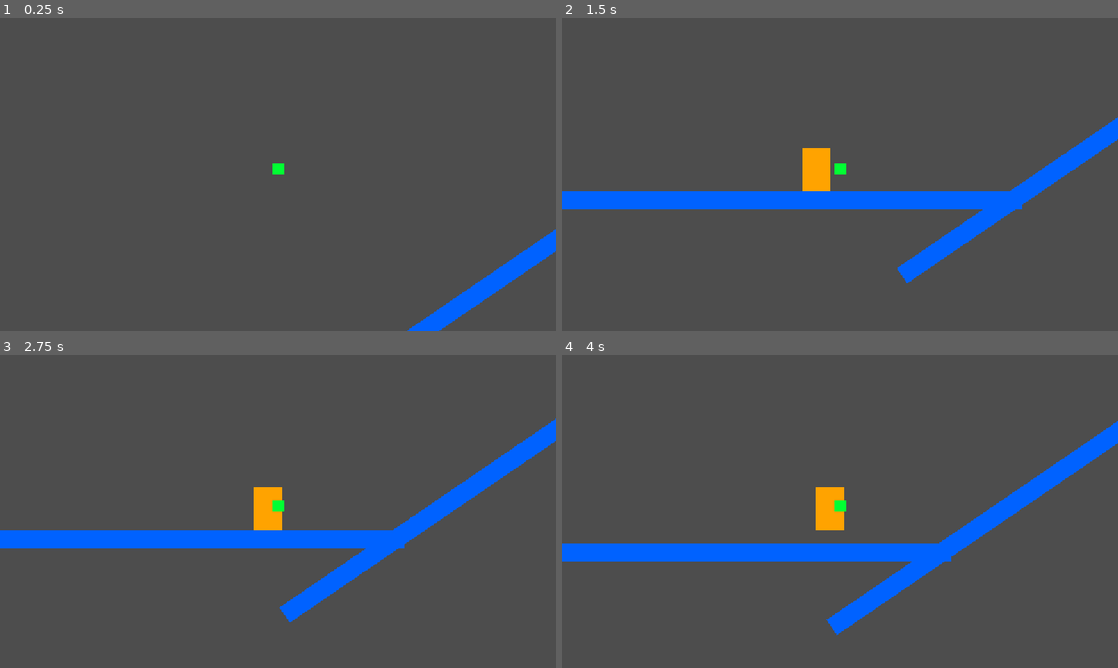
Above: before the commit, frames 1-4 (two rows, left to right).
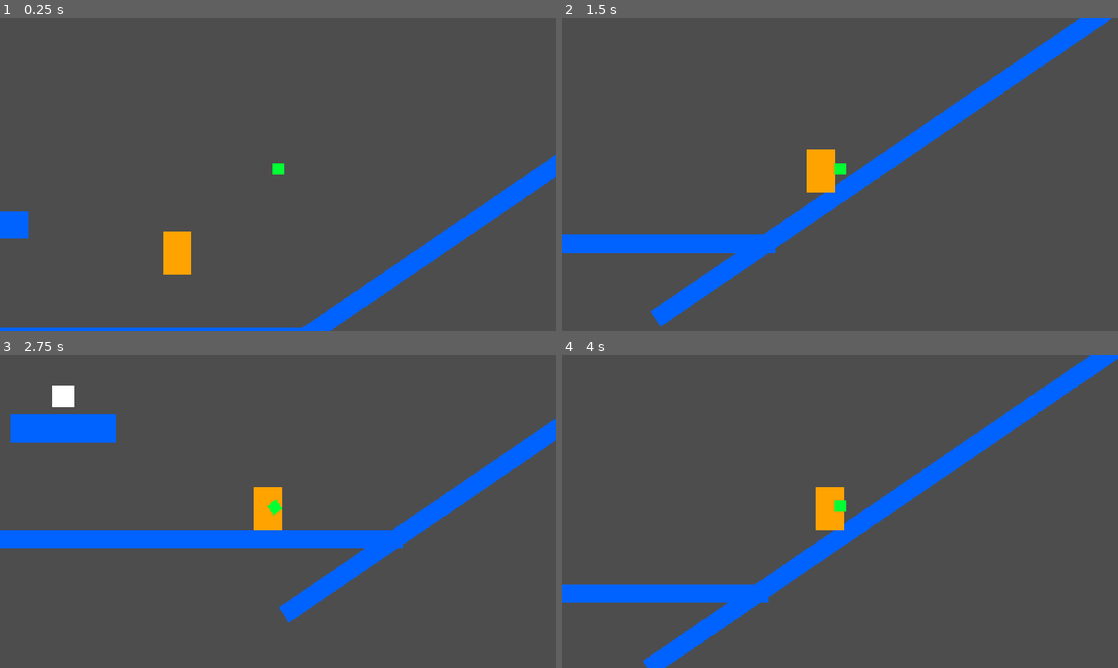
Above: after the commit, the same moments.

Repository: Swimnato/BYU-Game-Jam-summer-2025
Game: Godot game, scene res://Scenes/MovementDemo.tscn
Same seed, same stepped clock (60 frames per second), same inputs: the game is played once before the commit and once after it.
Inputs:
- Up to frame 1 (0.25 s): no input
- Up to frame 2 (1.5 s): hold D (Right) from 0.53 s (still down); tap E (Use) at 0.6, 1.35 s; tap Space (Jump) at 0.77 s
- Up to frame 3 (2.75 s): tap Space (Jump) at 1.52 s; release D (Right) at 2.03 s; hold A (Left) from 2.03 s (still down); tap E (Use) at 2.1 s
- Up to frame 4 (4 s): release A (Left) at 2.78 s; hold D (Right) from 2.78 s (still down); tap E (Use) at 2.85, 3.6 s; tap Space (Jump) at 3.02, 3.77 s

The runs differ from the first frame. In frame 1, 6.5% of the frame differs, in the area x 0-100%, y 43-100%; in frame 2, 14%, in the area x 0-100%, y 0-99%; in frame 3, 2.2%; in frame 4, 14%.

Commit message:
Implement doors / levers

Diff:
--- /dev/null
+++ b/the-grand-gizmo-escape/Scenes/Door.tscn
@@ -0,0 +1,20 @@
+[gd_scene load_steps=4 format=3 uid="uid://crpdu3punicwa"]
+
+[ext_resource type="Texture2D" uid="uid://bej7yjy4uhuu7" path="res://Textures/white.png" id="1_38ogf"]
+[ext_resource type="Script" uid="uid://c2uydxr4808hq" path="res://Scripts/door.gd" id="1_mw28t"]
+
+[sub_resource type="RectangleShape2D" id="RectangleShape2D_mw28t"]
+size = Vector2(80, 208)
+
+[node name="Door" type="Node2D"]
+script = ExtResource("1_mw28t")
+
+[node name="Sprite2D" type="Sprite2D" parent="."]
+position = Vector2(-5.126e-06, 1.32322e-05)
+scale = Vector2(0.266667, 0.693333)
+texture = ExtResource("1_38ogf")
+
+[node name="StaticBody2D" type="StaticBody2D" parent="."]
+
+[node name="CollisionShape2D" type="CollisionShape2D" parent="StaticBody2D"]
+shape = SubResource("RectangleShape2D_mw28t")
--- /dev/null
+++ b/the-grand-gizmo-escape/Scenes/Lever.tscn
@@ -0,0 +1,22 @@
+[gd_scene load_steps=4 format=3 uid="uid://wf6f5r3s7d0m"]
+
+[ext_resource type="Script" uid="uid://0qlx78da61t" path="res://Scripts/lever.gd" id="1_0so5j"]
+[ext_resource type="Texture2D" uid="uid://bej7yjy4uhuu7" path="res://Textures/white.png" id="1_4x58u"]
+
+[sub_resource type="RectangleShape2D" id="RectangleShape2D_6kuia"]
+size = Vector2(80, 80)
+
+[node name="Lever" type="Node2D"]
+script = ExtResource("1_0so5j")
+
+[node name="Sprite2D" type="Sprite2D" parent="."]
+position = Vector2(-5.96046e-06, 5.96046e-06)
+scale = Vector2(0.25, 0.25)
+texture = ExtResource("1_4x58u")
+
+[node name="Area2D" type="Area2D" parent="."]
+
+[node name="CollisionShape2D" type="CollisionShape2D" parent="Area2D"]
+shape = SubResource("RectangleShape2D_6kuia")
+
+[connection signal="body_entered" from="Area2D" to="." method="_on_area_2d_body_entered"]
--- a/the-grand-gizmo-escape/Scenes/MovementDemo.tscn
+++ b/the-grand-gizmo-escape/Scenes/MovementDemo.tscn
@@ -1,11 +1,16 @@
-[gd_scene load_steps=6 format=3 uid="uid://bgctqdkd8mh2"]
+[gd_scene load_steps=9 format=3 uid="uid://bgctqdkd8mh2"]
 
 [ext_resource type="Texture2D" uid="uid://uuwmo5y2245i" path="res://Textures/blue.png" id="1_johof"]
+[ext_resource type="PackedScene" uid="uid://crpdu3punicwa" path="res://Scenes/Door.tscn" id="2_7lgdx"]
 [ext_resource type="PackedScene" uid="uid://bvgvaxq4l543v" path="res://Scenes/Player.tscn" id="2_johof"]
-[ext_resource type="PackedScene" uid="uid://c0n1hee27sx7h" path="res://Scenes/Gizmo.tscn" id="3_6mka5"]
+[ext_resource type="PackedScene" uid="uid://bntuafboxip58" path="res://Scenes/Gizmo.tscn" id="3_6mka5"]
+[ext_resource type="PackedScene" uid="uid://wf6f5r3s7d0m" path="res://Scenes/lever.tscn" id="4_saock"]
 
 [sub_resource type="RectangleShape2D" id="RectangleShape2D_johof"]
 size = Vector2(2050, 62)
+
+[sub_resource type="RectangleShape2D" id="RectangleShape2D_7lgdx"]
+size = Vector2(360, 90)
 
 [sub_resource type="RectangleShape2D" id="RectangleShape2D_cyap7"]
 size = Vector2(17.25, 1322.75)
@@ -41,6 +46,18 @@
 scale = Vector2(2052.25, 63.25)
 texture = ExtResource("1_johof")
 
+[node name="StaticBody2D3" type="StaticBody2D" parent="Level/Floor"]
+position = Vector2(856, -363)
+
+[node name="CollisionShape2D" type="CollisionShape2D" parent="Level/Floor/StaticBody2D3"]
+position = Vector2(8, 0)
+shape = SubResource("RectangleShape2D_7lgdx")
+
+[node name="Sprite2D" type="Sprite2D" parent="Level/Floor/StaticBody2D3"]
+position = Vector2(9.87498, -0.125006)
+scale = Vector2(364.25, 96.25)
+texture = ExtResource("1_johof")
+
 [node name="Walls" type="Node2D" parent="Level"]
 
 [node name="StaticBody2D" type="StaticBody2D" parent="Level/Walls"]
@@ -65,10 +82,19 @@
 scale = Vector2(20.25, 1322.81)
 texture = ExtResource("1_johof")
 
+[node name="Interactables" type="Node2D" parent="Level"]
+
+[node name="Lever" parent="Level/Interactables" node_paths=PackedStringArray("door") instance=ExtResource("4_saock")]
+position = Vector2(867, -472)
+door = NodePath("../Door")
+
+[node name="Door" parent="Level/Interactables" instance=ExtResource("2_7lgdx")]
+position = Vector2(304, -128)
+
 [node name="Entities" type="Node2D" parent="."]
 
 [node name="Player" parent="Entities" instance=ExtResource("2_johof")]
-position = Vector2(946, -509)
+position = Vector2(1564, -401)
 scale = Vector2(0.5, 0.5)
 SPEED = 1000.0
 FRICTION = 20000.0
@@ -78,7 +104,7 @@
 pickup_area_path = NodePath("../../Gizmo/PickupTrigger")
 
 [node name="Gizmo" parent="Entities" instance=ExtResource("3_6mka5")]
-position = Vector2(2063, -923)
+position = Vector2(1913, -564)
 
 [node name="Camera2D" type="Camera2D" parent="Entities/Gizmo"]
 zoom = Vector2(0.6, 0.6)
--- /dev/null
+++ b/the-grand-gizmo-escape/Scripts/door.gd
@@ -0,0 +1,11 @@
+extends Node2D
+
+@onready var collision := $StaticBody2D/CollisionShape2D
+@onready var sprite := $Sprite2D
+
+var open := false
+
+func setState(to):
+	open = to
+	collision.set_deferred("disabled", open)
+	sprite.visible = !open
--- /dev/null
+++ b/the-grand-gizmo-escape/Scripts/lever.gd
@@ -0,0 +1,10 @@
+extends Node2D
+
+@export var door = Node
+
+var on := false
+
+func _on_area_2d_body_entered(body: Node2D) -> void:
+	if body.name == "Player":
+		on = !on
+		door.setState(on)
--- a/the-grand-gizmo-escape/Scripts/player.gd
+++ b/the-grand-gizmo-escape/Scripts/player.gd
@@ -1,17 +1,17 @@
 extends CharacterBody2D
 
-@export var SPEED = 600.0
-@export var ACCELERATION = 1200.0
+@export var SPEED = 300.0
+@export var ACCELERATION = 5000.0
 @export var FRICTION = 1400.0
 
-@export var GRAVITY = 2000.0
-@export var FALL_GRAVITY = 3000.0
+@export var GRAVITY = 3000.0
+@export var FALL_GRAVITY = 4000.0
 @export var FAST_FALL_GRAVITY = 5000.0
 @export var WALL_GRAVITY = 25.0
 
-@export var JUMP_VELOCITY = -700.0
-@export var WALL_JUMP_VELOCITY = -800.0
-@export var WALL_JUMP_PUSHBACK = 700.0 # 300.0
+@export var JUMP_VELOCITY = -1200.0
+@export var WALL_JUMP_VELOCITY = -1000.0
+@export var WALL_JUMP_PUSHBACK = 1600.0 # 300.0
 
 @export var INPUT_BUFFER_PATIENCE = 0.1
 @export var COYOTE_TIME = 0.08
Not shown: 1 places in the-grand-gizmo-escape/Scenes/Gizmo.tscn that only renumber resources
Not shown: 1 places in the-grand-gizmo-escape/Scenes/Player.tscn that only renumber resources
Not shown, added: the-grand-gizmo-escape/Scripts/door.gd.uid
Not shown, added: the-grand-gizmo-escape/Scripts/lever.gd.uid
Binary file added: the-grand-gizmo-escape/Textures/white.png
Not shown, added: the-grand-gizmo-escape/Textures/white.png.import
